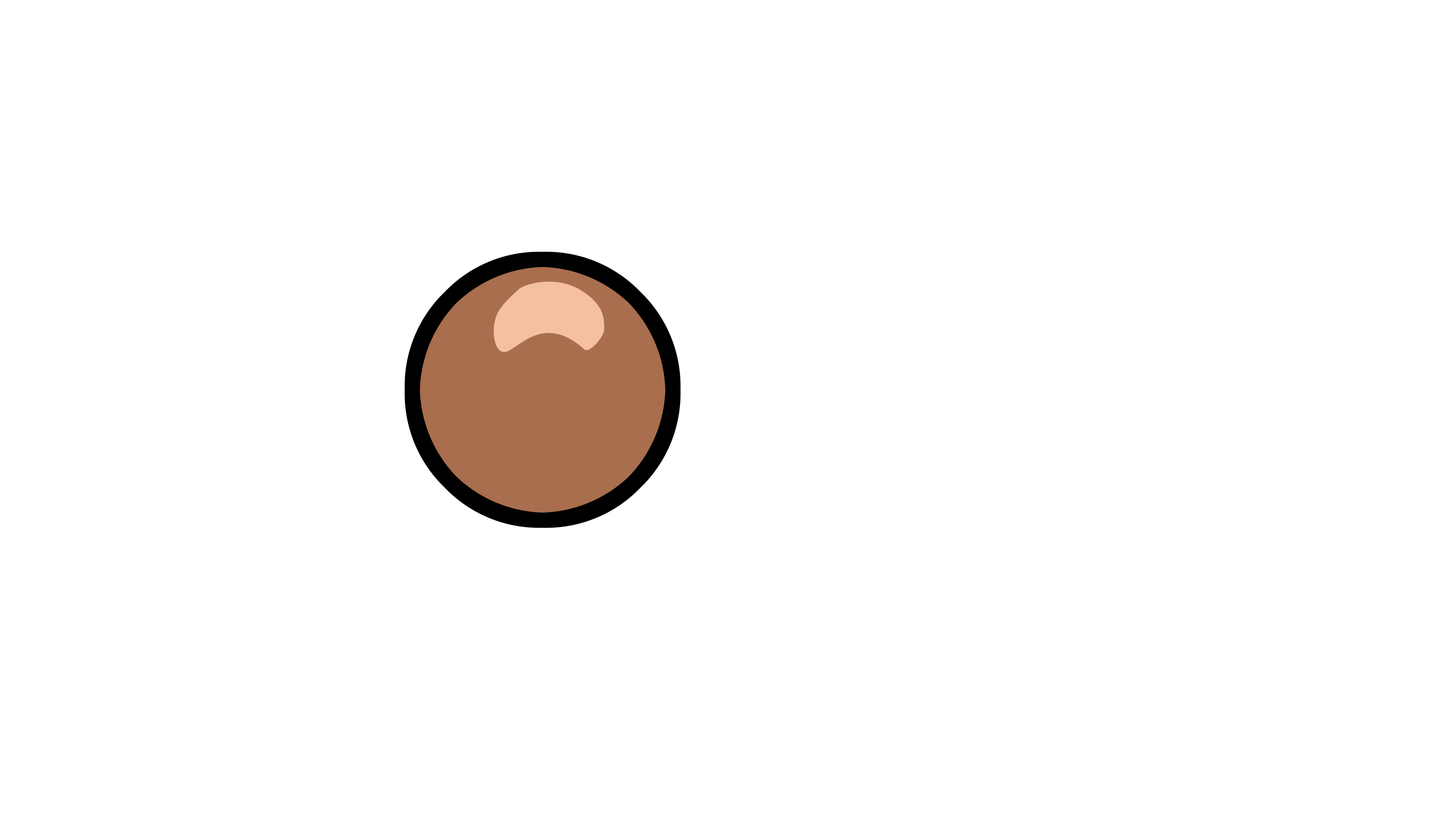
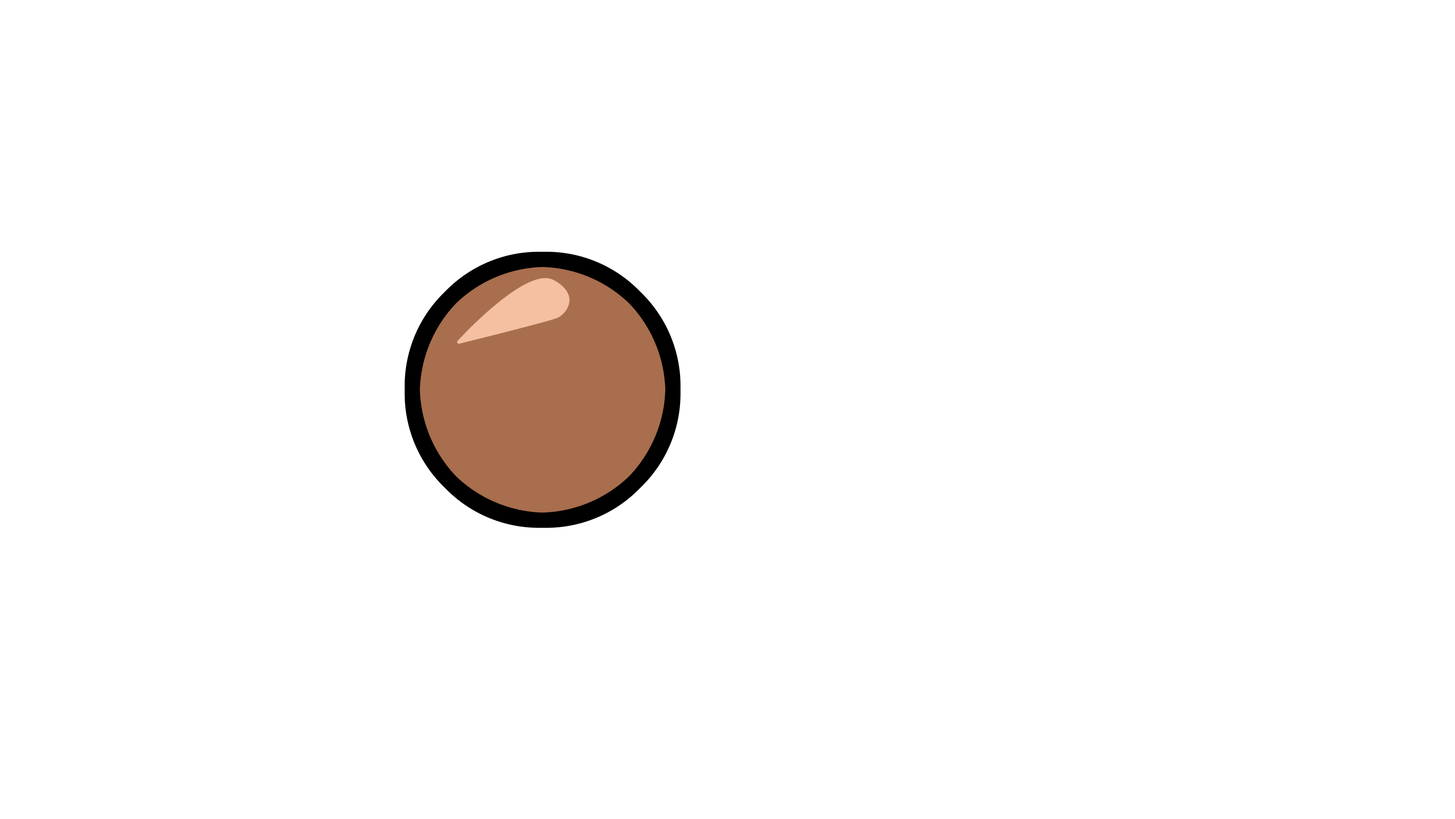
Two versions of the same layered image (1455x819). Layer-by-layer changes:
hid group "Idle_08" (3 layers) over left=456, top=277, right=605, bottom=353
showed group "RIdle_02" (3 layers) over left=456, top=277, right=605, bottom=353
